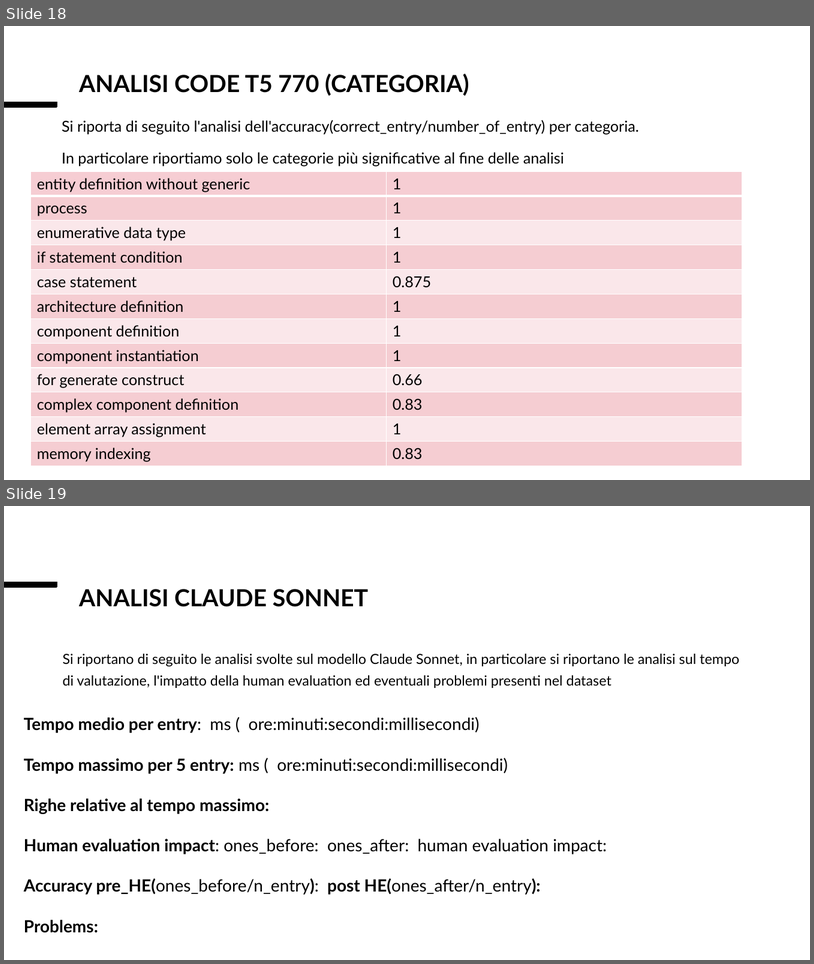
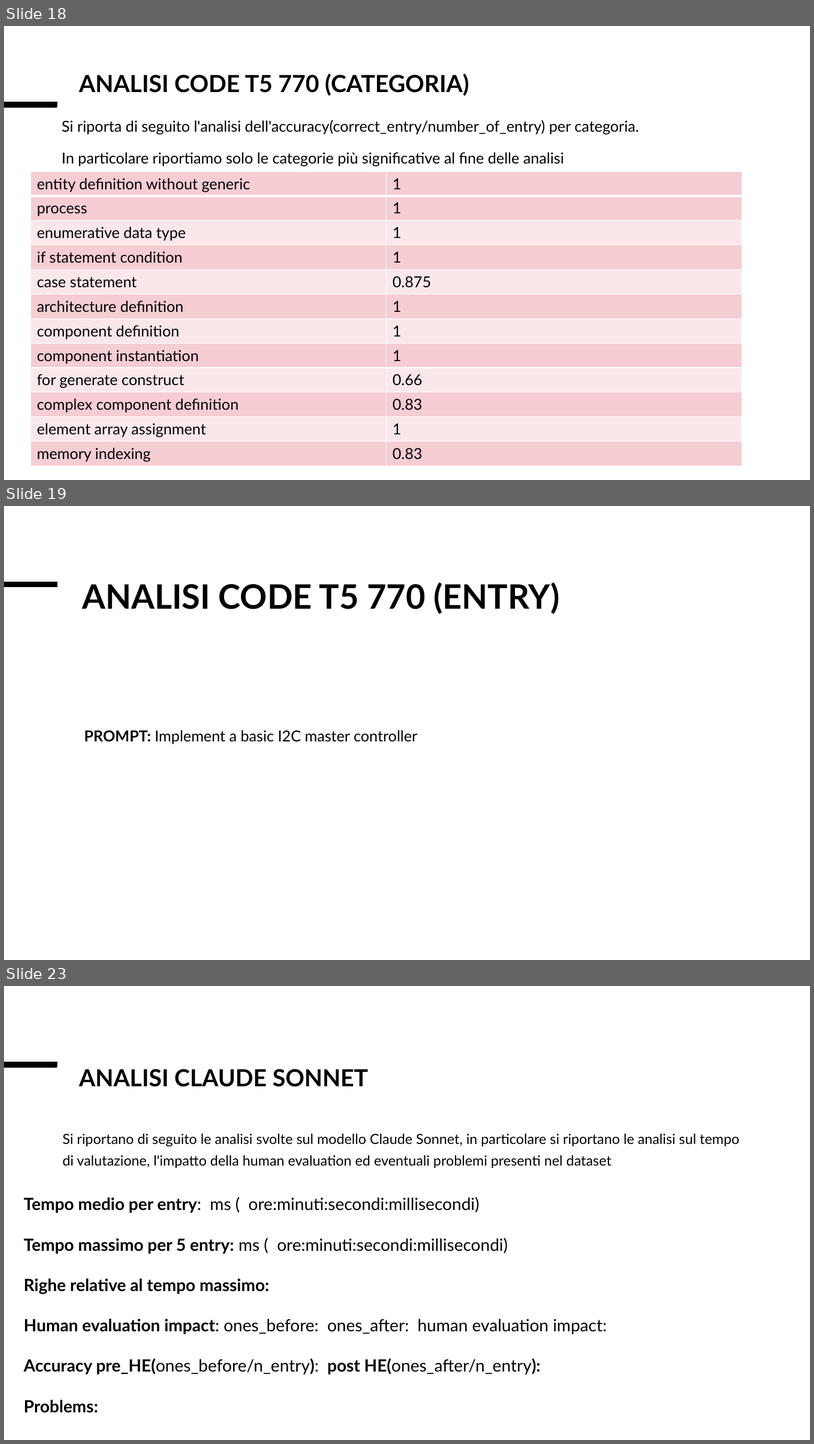
Before and after one commit to Simpronic/Tesi_Generatore_VHDL, a slide deck: altro/Presentazione_risultati.pptx. Shown one above the other, each under a label of ours: slides 18 and 19 before the commit, slides 18, 19 and 23 after it; the slides between them are not shown. The pictures are 814x964 and 814x1444 pixels, drawn with LibreOffice and Linux fonts; fonts in the diff are those of the drawing. Boxes give left, top, right and bottom in pixels: in the first picture for what was removed or moved away, otherwise in the second. Text is boxed around its words. In the diff, an @@ line names an element or a change of style, - is before the commit and + after.

```diff
--- a/altro/Presentazione_risultati.pptx
+++ b/altro/Presentazione_risultati.pptx
@@ slide 19 added at (x1=4, y1=506, x2=810, y2=960), background #FFFFFF @@
@@ line added from (4, 585) to (57, 585), #000000 6.75 pt @@
@@ line added from (4, 585) to (57, 585), #000000 6.75 pt @@
@@ title added at (x1=82, y1=582, x2=560, y2=614), 40 pt, text #000000, bold @@
+ANALISI CODE T5 770 (ENTRY)
@@ text added at (x1=84, y1=730, x2=417, y2=744), 18 pt, text #000000 @@
+PROMPT: Implement a basic I2C master controller
@@ what was slide 19 is now slide 23 @@
```
Also in this commit, not shown: 3 other slides added, 5 other files.
